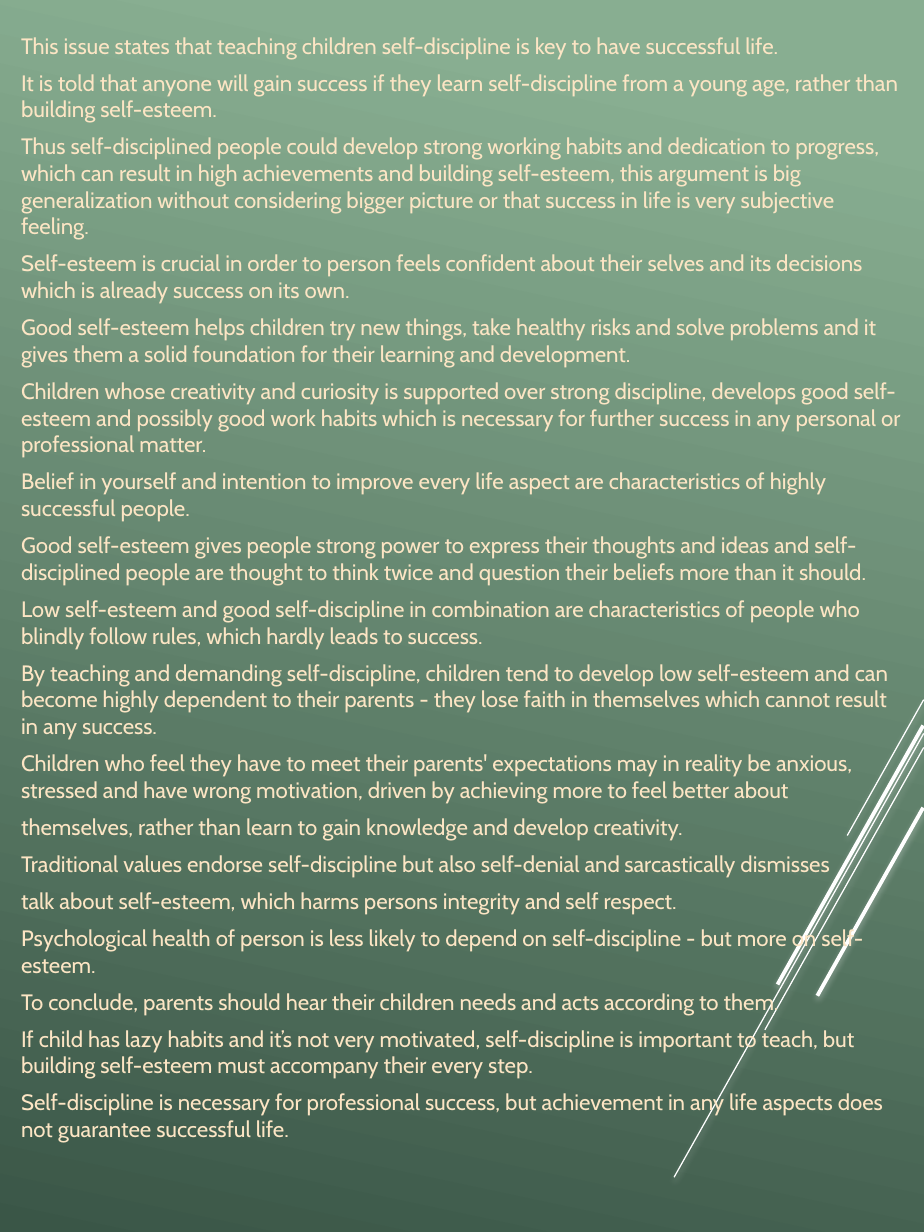
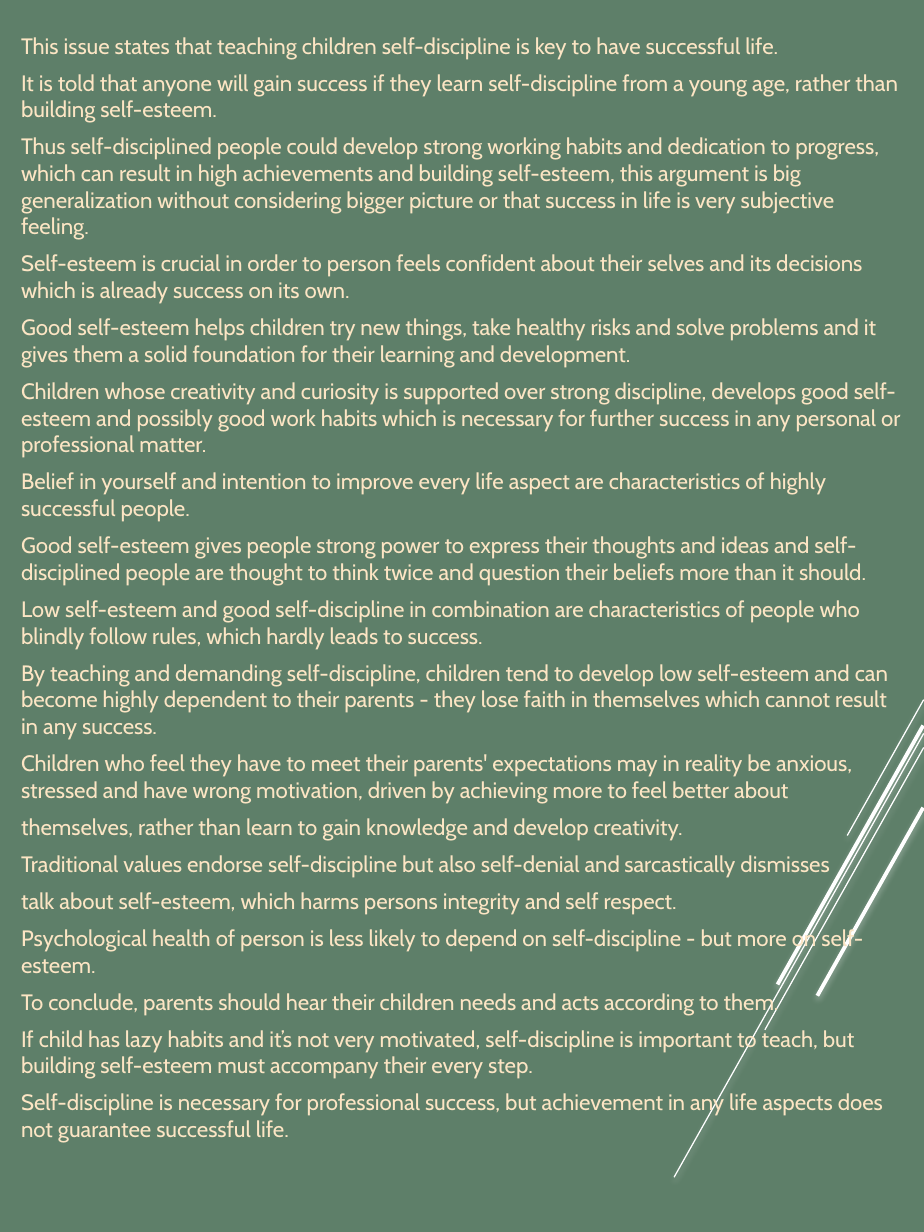
Before and after one commit to janamilutinovic/UPR, a slide deck: slide 2 of AnalysisOfAnIssue_JanaMilutinovic.pptx. Drawn at 924x1232 pixels with LibreOffice and Linux fonts; fonts in the diff are those of the drawing. Boxes give left, top, right and bottom in pixels: in the first picture for what was removed or moved away, otherwise in the second. Text is boxed around its words. In the diff, an @@ line names an element or a change of style, - is before the commit and + after.

```diff
--- a/AnalysisOfAnIssue_JanaMilutinovic.pptx
+++ b/AnalysisOfAnIssue_JanaMilutinovic.pptx
@@ background gradient #88AE92 to #3B5647 to #5E7F69 @@
```
Also in this commit, not shown: 3 other files.
